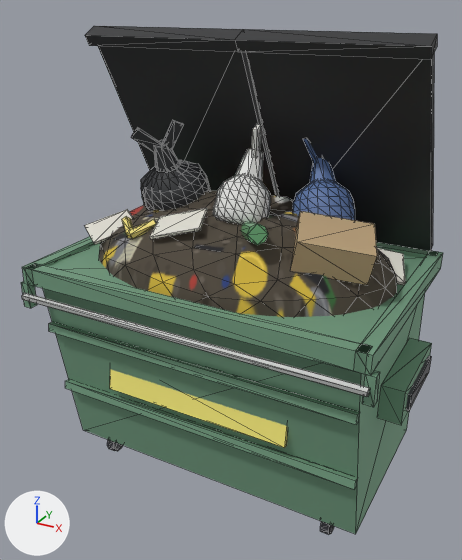
A saved change to the glTF model assets/models/courtyard/trash_bin_open.glb.
Before and after are seen from a 50 mm camera at (1.28, -2.45, 2.21) aimed at (-0.02, -0.08, 1.03). The axes (+X, +Y, +Z) are drawn at lower left. The lights are the same throughout. The picture after the commit comes second. Mesh edges are drawn as thin lines. Vertices at exactly the same position are counted once.

Script lines for the objects in view, before the commit:
```python
me_binbody_001 = bpy.data.meshes.new('BinBody.001')
me_binbody_001.from_pydata(...)  # 1270 vertices, 2320 faces; spans x -0.87..0.87, y -0.62..0.49, z 0.0..2.1
me_binbody_001.materials.append(mat_bingreen)  # greyish green #7ca689
me_binbody_001.materials.append(mat_binrail)  # light grey #c4c5c4
me_binbody_001.materials.append(mat_dark)  # dark grey #3f3f45
me_binbody_001.materials.append(mat_binstripe)  # yellow #f9ed7c
me_binbody_001.materials.append(mat_binlidplastic)  # black #2c2d2f
me_binbody_001.materials.append(mat_trashfill)  # picture img_trash_fill
me_binbody_001.materials.append(mat_trashbag)  # dark grey #2f3034
me_binbody_001.materials.append(mat_bagblue)  # blue #617cad
me_binbody_001.materials.append(mat_bagwhite)  # white #e7e7e5
me_binbody_001.materials.append(mat_cardboard)  # beige #bca27c
me_binbody_001.materials.append(mat_trashpaper)  # white #e5e2d7
me_binbody_001.materials.append(mat_bottlegreen)  # green #61a06c
me_binbody_001.materials.append(mat_banana)  # yellow #eddd7c
ob_trashbinopen = bpy.data.objects.new('TrashBinOpen', me_binbody_001)
ob_trashbinopen.location = (0.0, 0.0, 0.0)
```
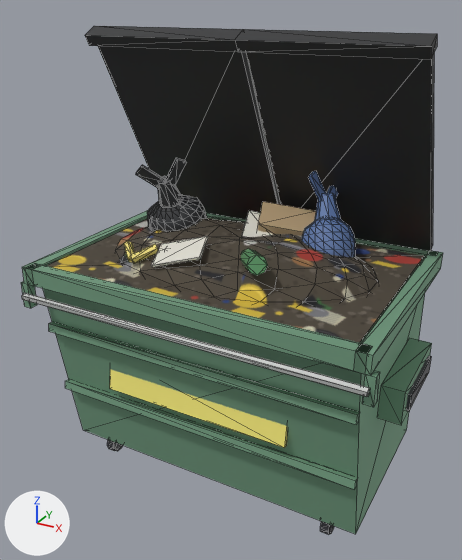
Boxes [x1, y1, x2, y2] around the edits, measured in the pictures (462 x 560 px; the box of a moved part takes in the faces that stretch with it):
part 1 of me_binbody_001, moved or reshaped
    before: [162, 120, 184, 150]
    after: [136, 165, 164, 189]
part 2 of me_binbody_001, moved or reshaped (mostly hidden before)
    before: [260, 134, 262, 146]
    after: [165, 157, 187, 186]
part 3 of me_binbody_001, moved or reshaped (not visible before)
    after: [308, 171, 326, 202]
part 4 of me_binbody_001, moved or reshaped (mostly hidden afterwards)
    before: [252, 124, 261, 158]
    after: [327, 186, 338, 199]
part 5 of me_binbody_001, moved or reshaped
    before: [291, 211, 377, 285]
    after: [257, 202, 316, 236]
part 6 of me_binbody_001, moved or reshaped
    before: [150, 208, 208, 239]
    after: [151, 236, 208, 267]
part 7 of me_binbody_001, moved or reshaped
    before: [376, 247, 406, 285]
    after: [242, 211, 272, 237]
part 8 of me_binbody_001, moved or reshaped
    before: [241, 221, 268, 245]
    after: [240, 249, 267, 275]
part 9 of me_binbody_001, moved or reshaped
    before: [128, 219, 156, 239]
    after: [130, 244, 158, 263]
part 10 of me_binbody_001, moved or reshaped
    before: [122, 216, 133, 238]
    after: [124, 240, 135, 262]
part 11 of me_binbody_001, deleted
    before: [213, 175, 270, 225]
part 12 of me_binbody_001, deleted
    before: [235, 149, 263, 182]
part 13 of me_binbody_001, deleted
    before: [84, 209, 133, 244]
part 14 of me_binbody_001, moved or reshaped
    before: [131, 128, 353, 215]
    after: [47, 176, 424, 343]
part 15 of me_binbody_001, surface changed
    before: [99, 145, 397, 317]
    after: [115, 181, 379, 306]

The change in detail:
me_binbody_001 is used by ob_trashbinopen; location (0.0, 0.0, 0.0).
me_binbody_001 had 1270 vertices, 2320 faces and spanned x -0.87..0.87, y -0.62..0.49, z 0.0..2.1.
me_binbody_001 now has 1034 vertices, 1862 faces and spans x -0.87..0.87, y -0.62..0.49, z 0.0..2.1.
me_binbody_001 part 1: the loose piece of 8 vertices spanning x -0.41..-0.31, y -0.05..0.02, z 1.57..1.71 is multiplied about its middle by the matrix ((0.477, 0.062, -0.877), (-0.767, 0.515, -0.381), (0.428, 0.855, 0.294)), then moved by (-0.1, -0.04, -0.2).
me_binbody_001 part 2: the loose piece of 8 vertices spanning x -0.01..0.08, y -0.01..0.12, z 1.56..1.67 is multiplied about its middle by the matrix ((0.25, 0.861, -0.443), (-0.916, 0.063, -0.396), (-0.313, 0.505, 0.804)), then moved by (-0.39, -0.06, -0.15), in mat_trashbag (dark grey #2f3034).
me_binbody_001 part 3: the loose piece of 8 vertices spanning x 0.25..0.29, y 0.26..0.4, z 1.51..1.62 is multiplied about its middle by the matrix ((0.875, -0.452, 0.172), (0.278, 0.179, -0.944), (0.395, 0.874, 0.283)), then moved by (0.0, -0.12, -0.13).
me_binbody_001 part 4: the loose piece of 8 vertices spanning x 0.06..0.1, y -0.09..-0.01, z 1.6..1.73 is multiplied about its middle by the matrix ((0.852, 0.524, -0.019), (-0.087, 0.177, 0.98), (0.517, -0.833, 0.197)), then moved by (0.23, 0.36, -0.26), in mat_bagblue (blue #617cad).
me_binbody_001 part 5: the loose piece of 8 vertices spanning x 0.31..0.69, y -0.37..-0.03, z 1.2..1.44 is scaled about its middle by (0.87, 0.898, 0.865), then moved by (-0.38, 0.4, -0.1).
me_binbody_001 part 6: the loose piece of 8 vertices spanning x -0.28..-0.02, y -0.41..-0.19, z 1.29..1.39 is moved by (0.0, 0.0, -0.13).
me_binbody_001 part 7: the loose piece of 8 vertices spanning x 0.51..0.73, y 0.02..0.28, z 1.09..1.19 is moved by (-0.57, -0.05, 0.09).
me_binbody_001 part 8: the loose piece of 16 vertices spanning x 0.1..0.3, y -0.43..-0.17, z 1.29..1.44 is moved by (0.0, 0.0, -0.12).
me_binbody_001 part 9: the loose piece of 10 vertices spanning x -0.37..-0.26, y -0.4..-0.29, z 1.27..1.34 is moved by (0.0, 0.0, -0.11).
me_binbody_001 part 10: the loose piece of 10 vertices spanning x -0.44..-0.34, y -0.39..-0.29, z 1.27..1.33 is moved by (0.0, 0.0, -0.11).
me_binbody_001 part 11: the loose piece of 200 vertices spanning x -0.07..0.18, y -0.25..0.03, z 1.28..1.54 is deleted.
me_binbody_001 part 12: the loose piece of 16 vertices spanning x 0.0..0.11, y -0.11..0.02, z 1.48..1.63 is deleted.
me_binbody_001 part 13: the loose piece of 8 vertices spanning x -0.73..-0.47, y -0.33..-0.07, z 1.18..1.27 is deleted.
me_binbody_001 part 14: 560 vertices moved from x -0.73..0.73, y -0.53..0.45, z 1.01..1.65 to x -0.66..0.66, y -0.46..0.38, z 1.04..1.44; 50 vertices removed from x -0.55..0.35, y -0.12..0.3, z 1.24..1.68; 38 vertices added at x -0.73..0.73, y -0.53..0.44, z 1.07..1.44.
me_binbody_001 part 15: 918 kept faces spanning x -0.66..0.66, y -0.46..0.38, z 1.04..1.44 get new texture (UV) coordinates.
me_binbody_001 no longer uses material mat_bagwhite (white #e7e7e5).
